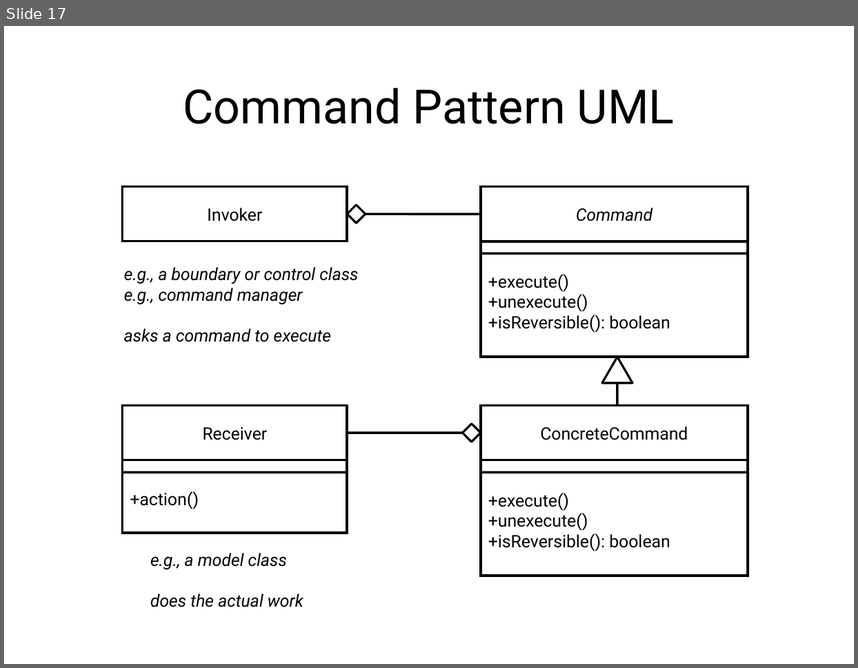
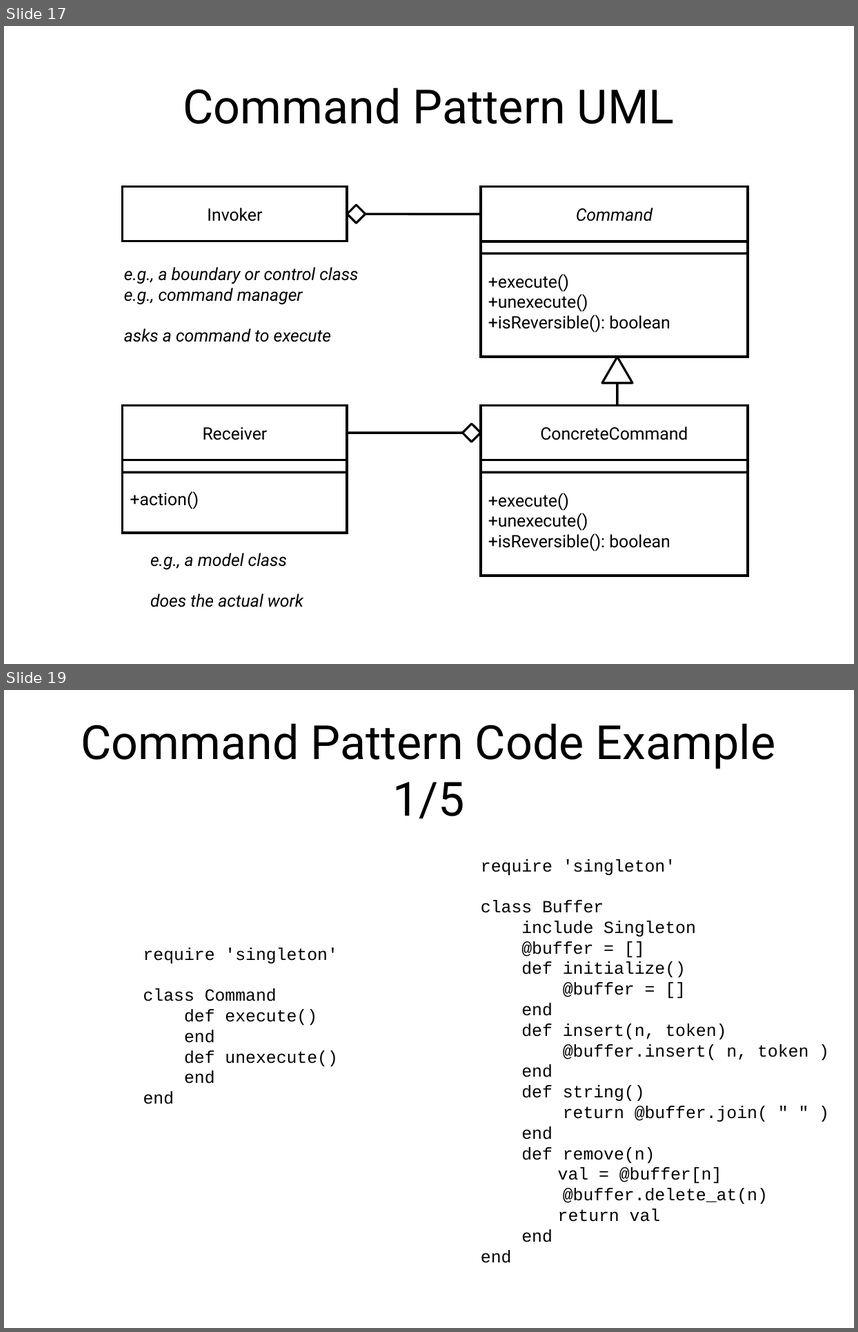
Before and after one commit to abramhindle/ruby-design-patterns, a slide deck: ruby-design-patterns-partI.odp. Shown one above the other, each under a label of ours: slide 17 before the commit, slides 17 and 19 after it; the slides between them are not shown. The pictures are 858x668 and 858x1332 pixels, drawn with LibreOffice and Linux fonts; fonts in the diff are those of the drawing. Boxes give left, top, right and bottom in pixels: in the first picture for what was removed or moved away, otherwise in the second. Text is boxed around its words. In the diff, an @@ line names an element or a change of style, - is before the commit and + after.

```diff
--- a/ruby-design-patterns-partI.odp
+++ b/ruby-design-patterns-partI.odp
@@ slide 19 added at [4,690,854,1328], background #FFFFFF @@
@@ title added at [81,723,776,819], 44 pt, text #000000 @@
+Command Pattern Code Example 1/5
@@ text added at [481,859,809,1263], 16 pt, text #000000 @@
+require 'singleton'
+class Buffer
+include Singleton
+@buffer = []
+def initialize()
+@buffer = []
+end
+def insert(n, token)
+@buffer.insert( n, token )
+end
+def string()
+return @buffer.join( " " )
+end
+def remove(n)
+val = @buffer[n]
+@buffer.delete_at(n)
+return val
+end
+end
@@ text added at [143,947,337,1104], 16 pt, text #000000 @@
+require 'singleton'
+class Command
+def execute()
+end
+def unexecute()
+end
+end
```
Also in this commit, not shown: 1 slide changed, 4 other slides added, 1 other file.
